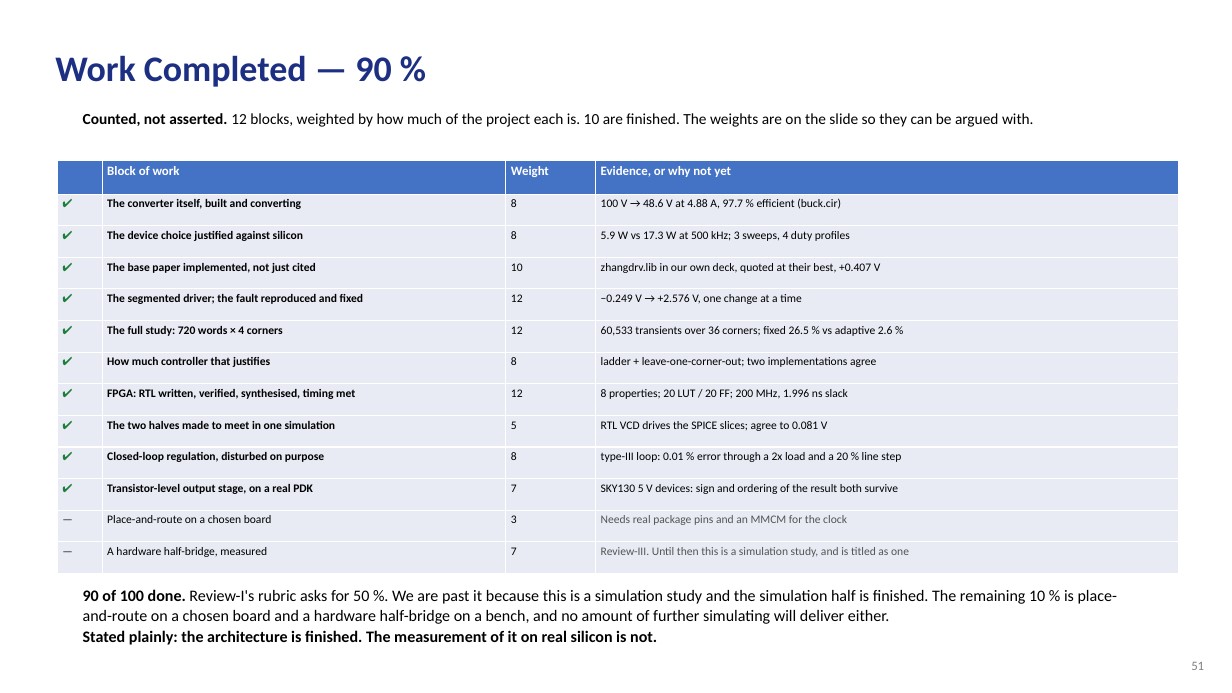
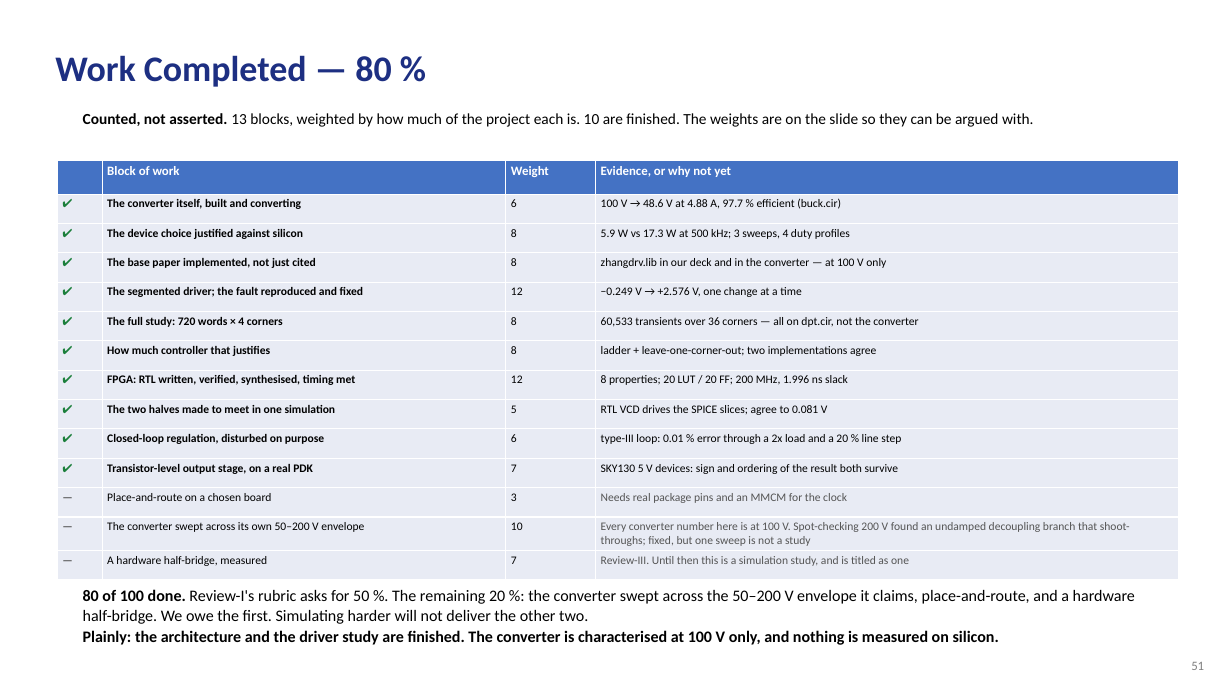
Before and after one commit to Amritha902/gan-driver, a slide deck: slide 51 of review/GaN_Review1_BACKUP.pptx. Drawn at 1232x693 pixels with LibreOffice and Linux fonts; fonts in the diff are those of the drawing. Boxes give left, top, right and bottom in pixels: in the first picture for what was removed or moved away, otherwise in the second. Text is boxed around its words. In the diff, an @@ line names an element or a change of style, - is before the commit and + after.

```diff
--- a/review/GaN_Review1_BACKUP.pptx
+++ b/review/GaN_Review1_BACKUP.pptx
@@ text at (x1=55, y1=55, x2=391, y2=87): text changed @@
-Work Completed — 90 %
+Work Completed — 80 %
@@ text at (x1=83, y1=113, x2=1034, y2=127): text changed @@
-Counted, not asserted. 12 blocks, weighted by how much of the project each is. 10 are finished. The weights are on the slide so they can be argued with.
+Counted, not asserted. 13 blocks, weighted by how much of the project each is. 10 are finished. The weights are on the slide so they can be argued with.
@@ table at (x1=57, y1=161, x2=1179, y2=572) @@
-row 2, column 3: 8
+row 2, column 3: 6
-row 4, column 3: 10
+row 4, column 3: 8
-row 4, column 4: zhangdrv.lib in our own deck, quoted at their best, +0.407 V
+row 4, column 4: zhangdrv.lib in our deck and in the converter — at 100 V only
-row 6, column 3: 12
+row 6, column 3: 8
-row 6, column 4: 60,533 transients over 36 corners; fixed 26.5 % vs adaptive 2.6 %
+row 6, column 4: 60,533 transients over 36 corners — all on dpt.cir, not the converter
-row 10, column 3: 8
+row 10, column 3: 6
+row 13: — | The converter swept across its own 50–200 V envelope | 10 | Every converter number here is at 100 V. Spot-checking 200 V found an undamped decoupling branch that shoot-throughs; fixed, but one sweep is not a study
@@ text at (x1=83, y1=589, x2=1135, y2=645): text changed @@
-90 of 100 done. Review-I's rubric asks for 50 %. We are past it because this is a simulation study and the simulation half is finished. The remaining 10 % is place-and-route on a chosen board and a hardware half-bridge on a bench, and no amount of further simulating will deliver either.
-Stated plainly: the architecture is finished. The measurement of it on real silicon is not.
+80 of 100 done. Review-I's rubric asks for 50 %. The remaining 20 %: the converter swept across the 50–200 V envelope it claims, place-and-route, and a hardware half-bridge. We owe the first. Simulating harder will not deliver the other two.
+Plainly: the architecture and the driver study are finished. The converter is characterised at 100 V only, and nothing is measured on silicon.
```
Also in this commit, not shown: 5 other files.
